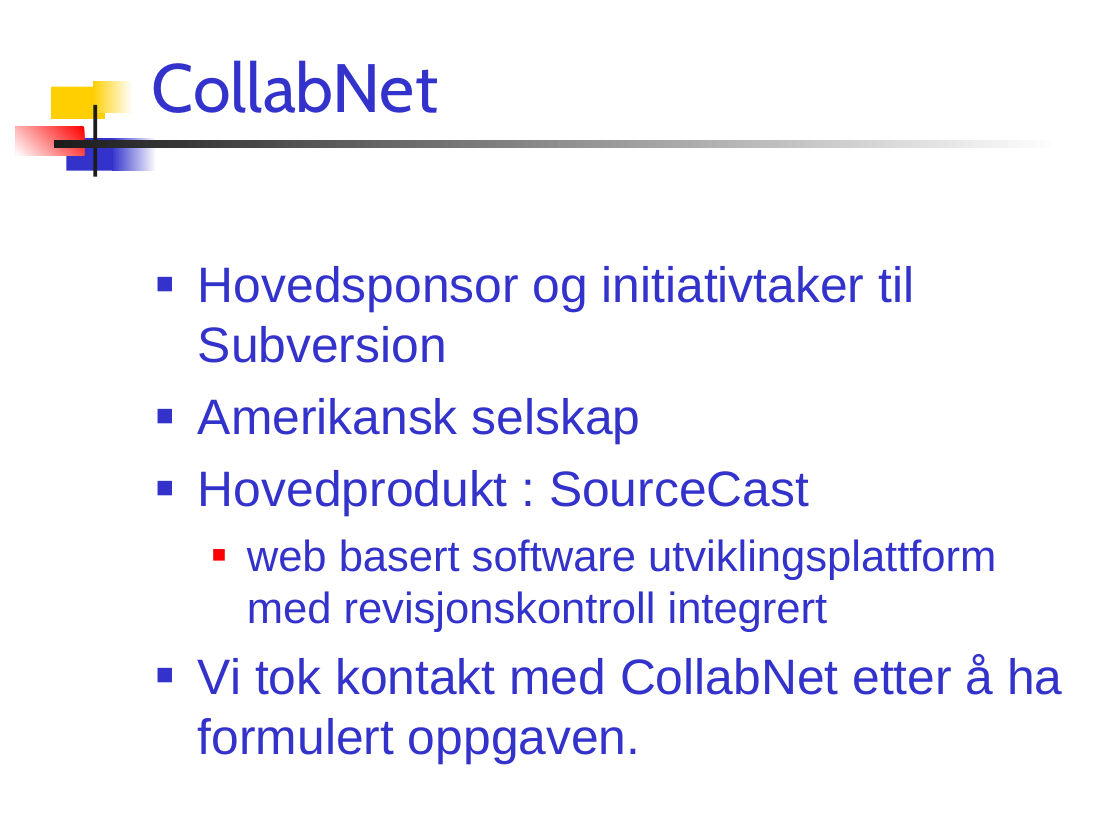
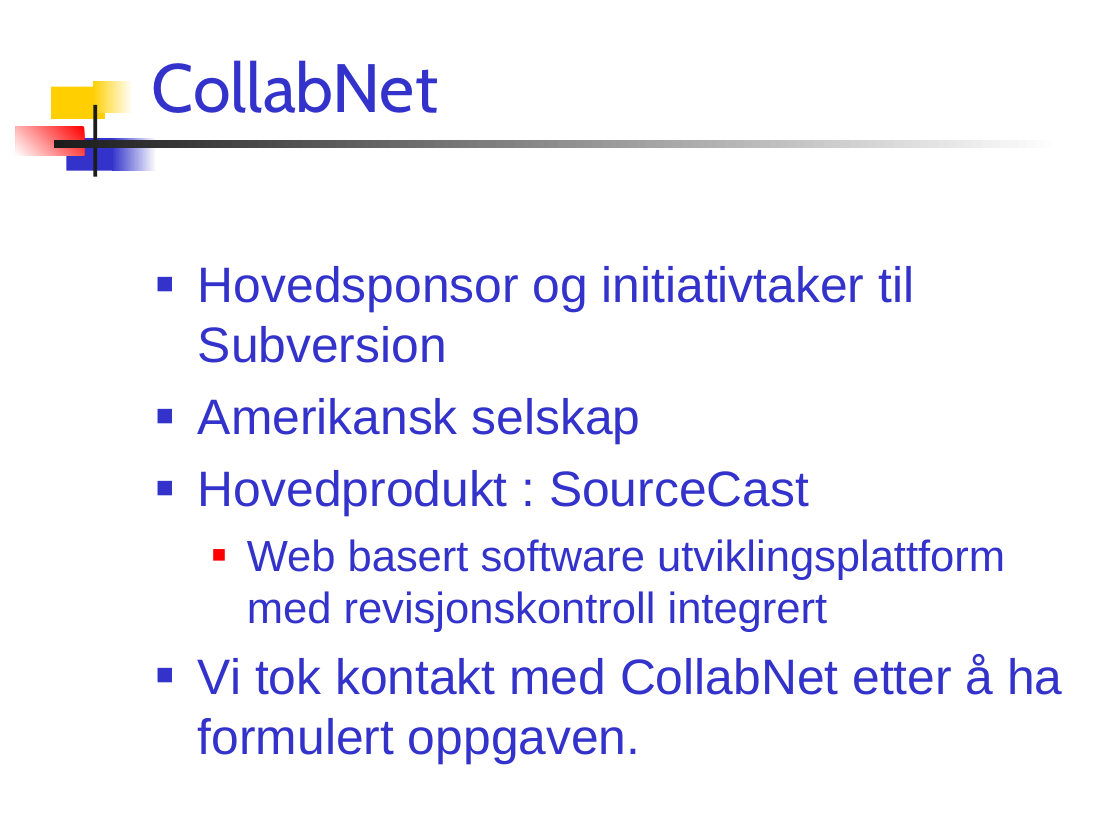
Before and after one commit to chucker/AnkhSVN, a slide deck: slide 5 of doc/powerpoint/Subversion_addin_for_VS.NET.ppt. Drawn at 1120x840 pixels with LibreOffice and Linux fonts; fonts in the diff are those of the drawing. Boxes give left, top, right and bottom in pixels: in the first picture for what was removed or moved away, otherwise in the second. Text is boxed around its words. In the diff, an @@ line names an element or a change of style, - is before the commit and + after.

Commit message:
...fixed some typos.

```diff
--- a/doc/powerpoint/Subversion_addin_for_VS.NET.ppt
+++ b/doc/powerpoint/Subversion_addin_for_VS.NET.ppt
@@ text at (x1=247, y1=539, x2=1005, y2=632): text changed @@
-  ■ web basert software utviklingsplattform med revisjonskontroll integrert
+  ■ Web basert software utviklingsplattform med revisjonskontroll integrert
```
